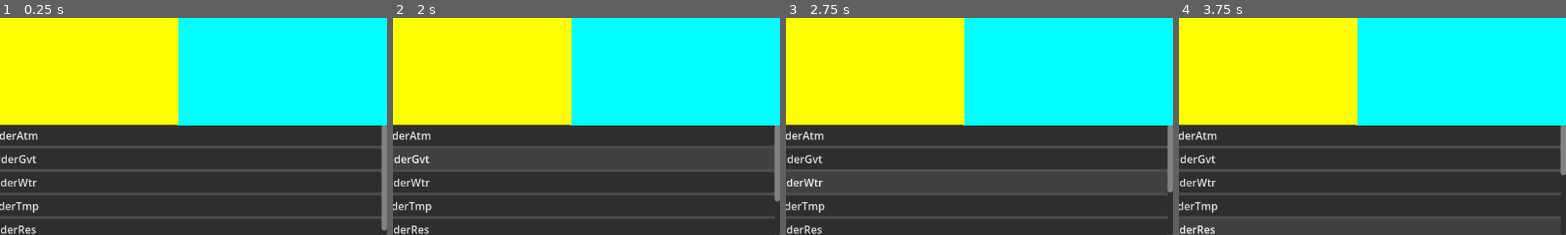
Above: before the commit, frames 1-4 (left to right).
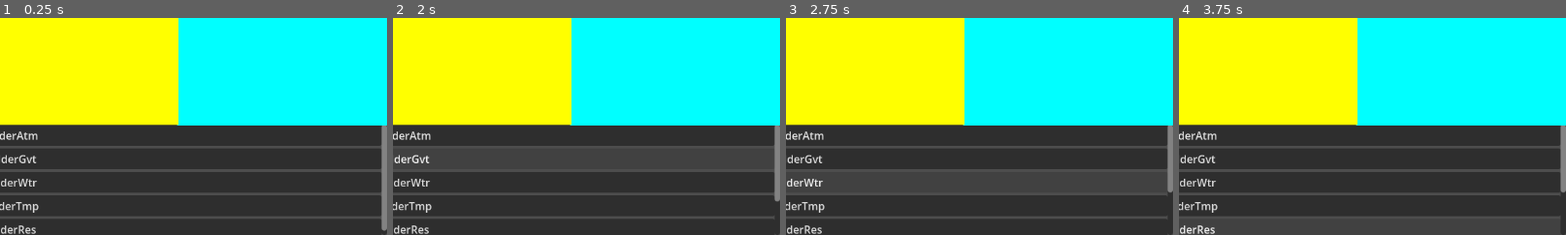
Above: after the commit, the same moments.

Repository: mattefwe/veiled-worlds
Game: Godot game, scene res://scenes/dialogue_scene.tscn
Two runs of this game, one before a commit and one after it. Both use one fixed random seed, a clock stepped at 60 frames per second and the inputs below. The project has no main scene, so this scene is started directly.
Inputs:
- Up to frame 1 (0.25 s): no input
- Up to frame 2 (2 s): click "PlaceholderAtm" at 0.5 s; click "PlaceholderGvt" at 1.25 s
- Up to frame 3 (2.75 s): click "PlaceholderWtr" at 2 s
- Up to frame 4 (3.75 s): click "PlaceholderTmp" at 2.75 s; click "PlaceholderRes" at 3.5 s
The pictures show only the part of the screen within x 50-100%, y 50-100%; the shares and areas given below are measured in that part.

Frames 1-3 are identical in both runs. In frame 4, 0.1% of the frame differs, in the area x 98-100%, y 71-81%.

Commit message:
feat: added max questions

Diff:
--- a/veiled-worlds-game/scripts/autoload/alien_list.gd
+++ b/veiled-worlds-game/scripts/autoload/alien_list.gd
@@ -21,7 +21,7 @@
 		"ansTmp" : "Text",
 		"ansRes" : "Text",
 
-		"maxAnswers" : "Int",
+		"maxAnswers" : 3,
 
 		"extraDialogues" : [
 			{
--- a/veiled-worlds-game/scripts/instantiate_questions.gd
+++ b/veiled-worlds-game/scripts/instantiate_questions.gd
@@ -9,8 +9,11 @@
 var ResAnswered = false
 var dictquestions = {}
 var arrayquestions = []
+var max_ans = AlienList.aliens[currentid].maxAnswers
+var num_ans
 
 func _ready():
+	num_ans = 0
 	count_questions(currentid, arrayquestions, dictquestions)
 	for i in range(arrayquestions.size()):
 		var button = Button.new()
@@ -29,11 +32,6 @@
 	var dictquestions = {}
 	##cancello tutti i figli
 	var children = get_children()
-	print(AtmAnswered)
-	print(GvtAnswered)
-	print(WtrAnswered)
-	print(TmpAnswered)
-	print(ResAnswered)
 	for child in children:
 		remove_child(child)
 		child.queue_free()
@@ -93,24 +91,26 @@
 
 
 func _on_pressed(answer):
-	#print(answer)
-	update()
+	if not num_ans > max_ans:
+		#print(answer)
+		num_ans = num_ans + 1
+		update()
 
 func _check(index):
-	print(index)
-	if index == 0:
-		AtmAnswered = true
+	if not num_ans > max_ans:
+		if index == 0:
+			AtmAnswered = true
 
-	if index == 1:
-		GvtAnswered = true
+		if index == 1:
+			GvtAnswered = true
 
-	if index == 2:
-		WtrAnswered = true
+		if index == 2:
+			WtrAnswered = true
 
-	if index == 3:
-		TmpAnswered = true
+		if index == 3:
+			TmpAnswered = true
 
-	if index == 4:
-		ResAnswered = true
+		if index == 4:
+			ResAnswered = true
 
-	update()
+		update()
